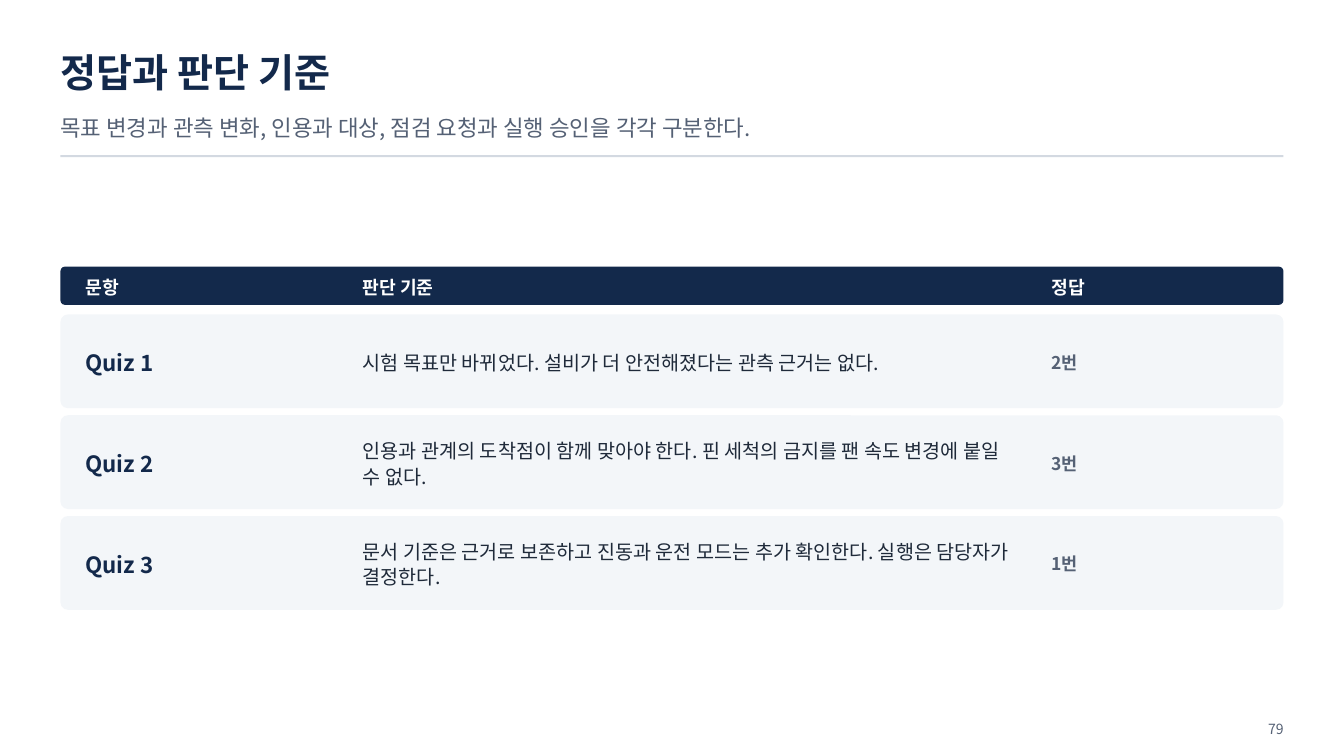
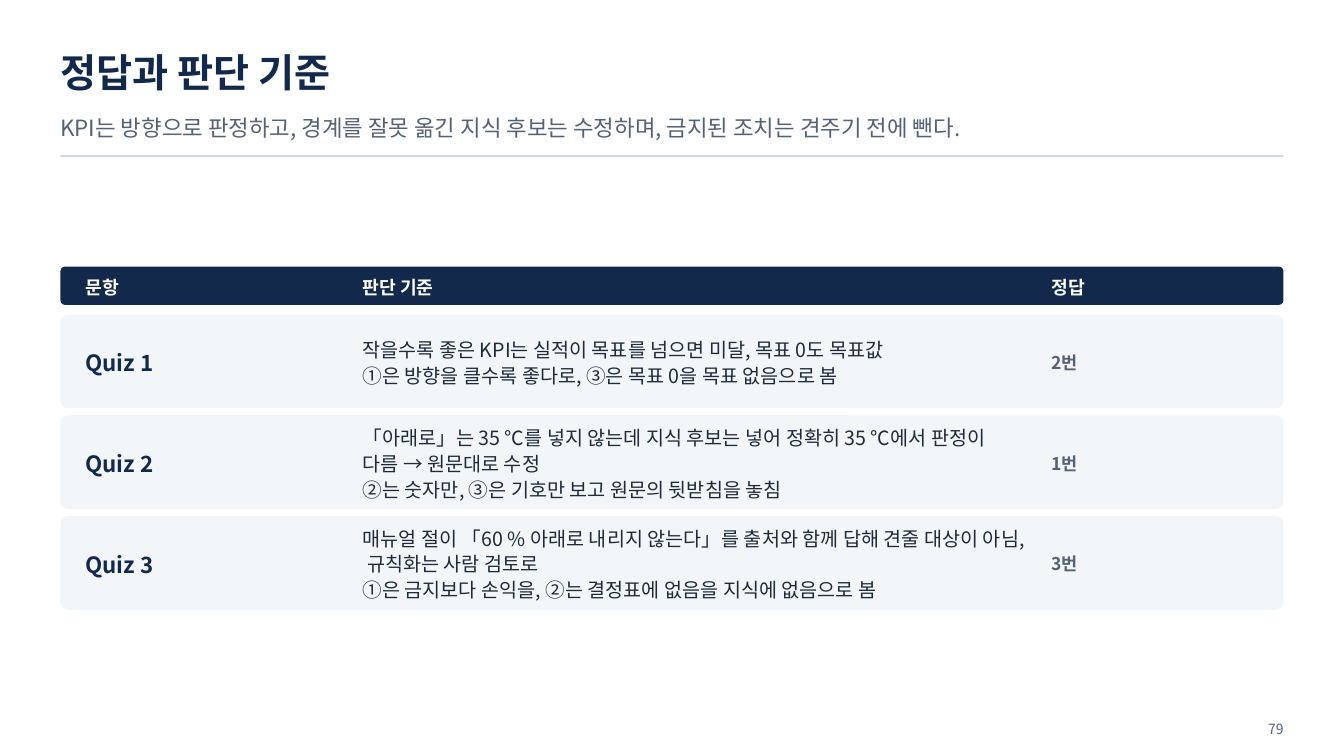
Before and after one commit to uengine-oss/hyd-iot-edu, a slide deck: slide 79 of workspace/강의제작/산출물/실전반/이론/03회차/실전반_03일차.pptx. Drawn at 1344x756 pixels with LibreOffice and Linux fonts; fonts in the diff are those of the drawing. Boxes give left, top, right and bottom in pixels: in the first picture for what was removed or moved away, otherwise in the second. Text is boxed around its words. In the diff, an @@ line names an element or a change of style, - is before the commit and + after.

Commit message:
실전반 3회차 덱 79장 닫음 — U8(Wrap-up · 복습 · 용어, 통합 4회차 02편 원본)과 U9(퀴즈 · 정답) 독립 검토 지적(8 · 3건) 고침 · 과정 용어 장부: 통합 4회차 줄의 옛 「진행 중」 13곳 지움, 「나누는 단위」 처음 장 42장, 실전 3회차 새 이름 셋(샘플 인스턴스 적재 · 본격 문서 인제스천, 조치 검토 결과, 작업 확인 카드) · 남은일에 실전 37 · 38행 미충족

```diff
--- a/workspace/강의제작/산출물/실전반/이론/03회차/실전반_03일차.pptx
+++ b/workspace/강의제작/산출물/실전반/이론/03회차/실전반_03일차.pptx
@@ text at [60,117,960,140]: text changed @@
-목표 변경과 관측 변화, 인용과 대상, 점검 요청과 실행 승인을 각각 구분한다.
+KPI는 방향으로 판정하고, 경계를 잘못 옮긴 지식 후보는 수정하며, 금지된 조치는 견주기 전에 뺀다.
@@ text at [363,340,883,387]: text changed @@
-시험 목표만 바뀌었다. 설비가 더 안전해졌다는 관측 근거는 없다.
+작을수록 좋은 KPI는 실적이 목표를 넘으면 미달, 목표 0도 목표값
+①은 방향을 클수록 좋다로, ③은 목표 0을 목표 없음으로 봄
@@ text "1번": place and size @@
-text "1번" at [1051,555,1077,572]
+text "1번" at [1051,455,1077,472]
@@ text at [363,428,985,501]: text changed @@
-인용과 관계의 도착점이 함께 맞아야 한다. 핀 세척의 금지를 팬 속도 변경에 붙일 수 없다.
+「아래로」는 35 ℃를 넣지 않는데 지식 후보는 넣어 정확히 35 ℃에서 판정이 다름 → 원문대로 수정
+②는 숫자만, ③은 기호만 보고 원문의 뒷받침을 놓침
@@ text at [363,529,1025,601]: text changed @@
-문서 기준은 근거로 보존하고 진동과 운전 모드는 추가 확인한다. 실행은 담당자가 결정한다.
+매뉴얼 절이 「60 % 아래로 내리지 않는다」를 출처와 함께 답해 견줄 대상이 아님, 규칙화는 사람 검토로
+①은 금지보다 손익을, ②는 결정표에 없음을 지식에 없음으로 봄
@@ text "3번": place and size @@
-text "3번" at [1051,455,1077,472]
+text "3번" at [1051,555,1077,572]
```
Also in this commit, not shown: 9 other slides changed, 5 other files.
